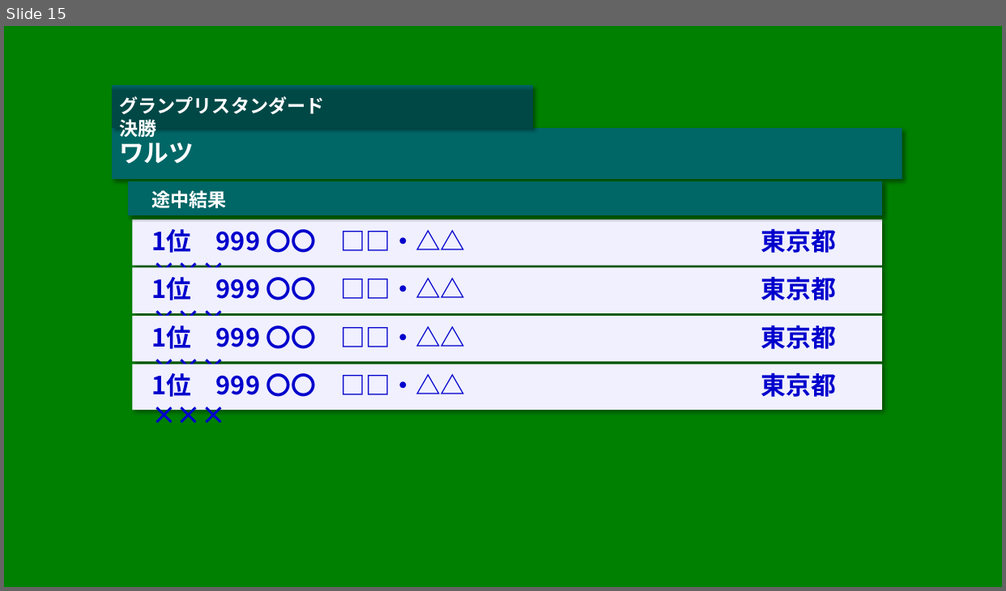
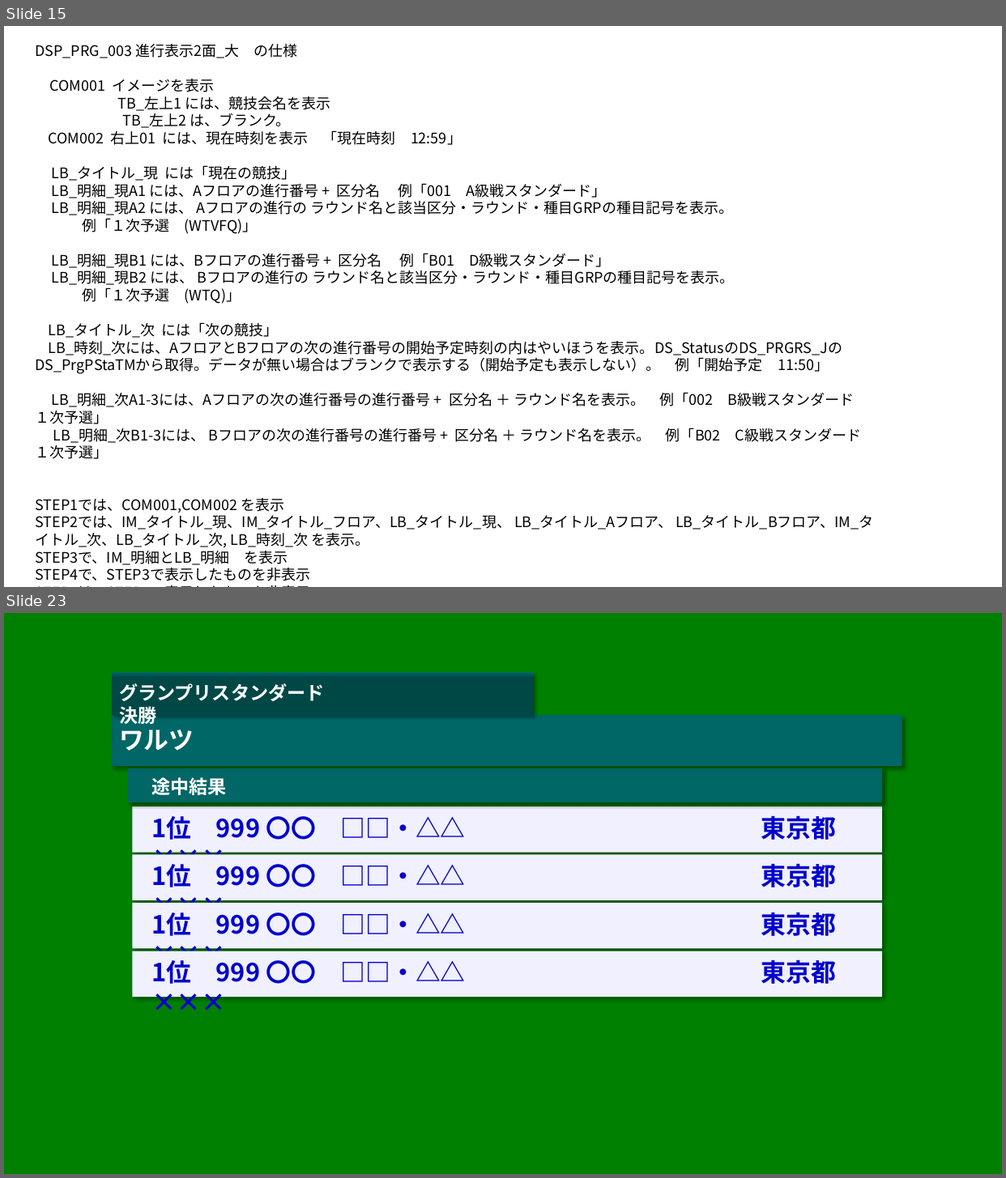
Before and after one commit to fumisaku/DSDsp, a slide deck: 画面デザイン.pptx. Shown one above the other, each under a label of ours: slide 15 before the commit, slides 15 and 23 after it; the slides between them are not shown. The pictures are 1006x591 and 1006x1178 pixels, drawn with LibreOffice and Linux fonts; fonts in the diff are those of the drawing. Boxes give left, top, right and bottom in pixels: in the first picture for what was removed or moved away, otherwise in the second. Text is boxed around its words. In the diff, an @@ line names an element or a change of style, - is before the commit and + after.

```diff
--- a/画面デザイン.pptx
+++ b/画面デザイン.pptx
@@ slide 15 added at [4, 26, 1002, 587], background #FFFFFF @@
@@ text added at [35, 44, 873, 582], 14 pt, text #000000 @@
+DSP_PRG_003 進行表示2面_大 の仕様
+COM001 イメージを表示
+TB_左上1 には、競技会名を表示
+TB_左上2 は、ブランク。
+COM002 右上01 には、現在時刻を表示 「現在時刻 12:59」
+LB_タイトル_現 には「現在の競技」
+LB_明細_現A1 には、Aフロアの進行番号 + 区分名 例「001 A級戦スタンダード」
+LB_明細_現A2 には、 Aフロアの進行の ラウンド名と該当区分・ラウンド・種目GRPの種目記号を表示。
+例「１次予選 (WTVFQ)」
+LB_明細_現B1 には、Bフロアの進行番号 + 区分名 例「B01 D級戦スタンダード」
+LB_明細_現B2 には、 Bフロアの進行の ラウンド名と該当区分・ラウンド・種目GRPの種目記号を表示。
+例「１次予選 (WTQ)」
+LB_タイトル_次 には「次の競技」
+LB_時刻_次には、AフロアとBフロアの次の進行番号の開始予定時刻の内はやいほうを表示。DS_StatusのDS_PRGRS_JのDS_PrgPStaTMから取得。データが無い場合はブランクで表示する（開始予定も表示しない）。 例「開始予定 11:50」
+LB_明細_次A1-3には、Aフロアの次の進行番号の進行番号 + 区分名 ＋ ラウンド名を表示。 例「002 B級戦スタンダード １次予選」
+LB_明細_次B1-3には、 Bフロアの次の進行番号の進行番号 + 区分名 ＋ ラウンド名を表示。 例「B02 C級戦スタンダード １次予選」
+STEP1では、COM001,COM002 を表示
+STEP2では、IM_タイトル_現、IM_タイトル_フロア、LB_タイトル_現、 LB_タイトル_Aフロア、 LB_タイトル_Bフロア、IM_タイトル_次、LB_タイトル_次, LB_時刻_次 を表示。
+STEP3で、IM_明細とLB_明細 を表示
+STEP4で、STEP3で表示したものを非表示
+STEP5は、STEP2で表示したものを非表示。
+STEP3を表示したあと、次の進行に進むときは、STEP4-＞STEP2-＞STEP3 を表示する。
+この画面を表示しない時は、STEP4->STEP5を実行する。
@@ what was slide 15 is now slide 23 @@
```
Also in this commit, not shown: 4 slides changed, 10 other slides added, 3 slides removed, 53 other files.
